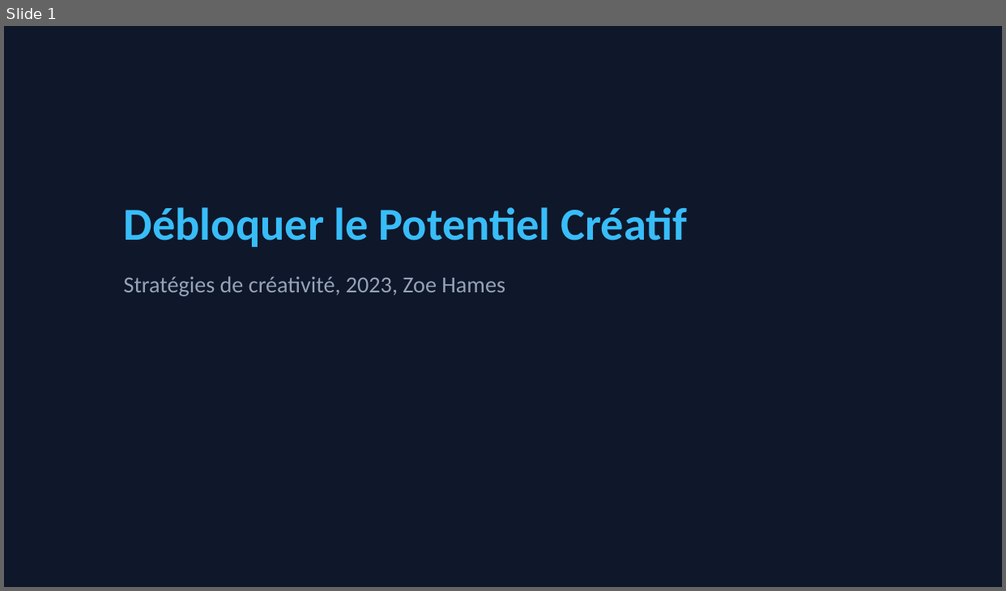
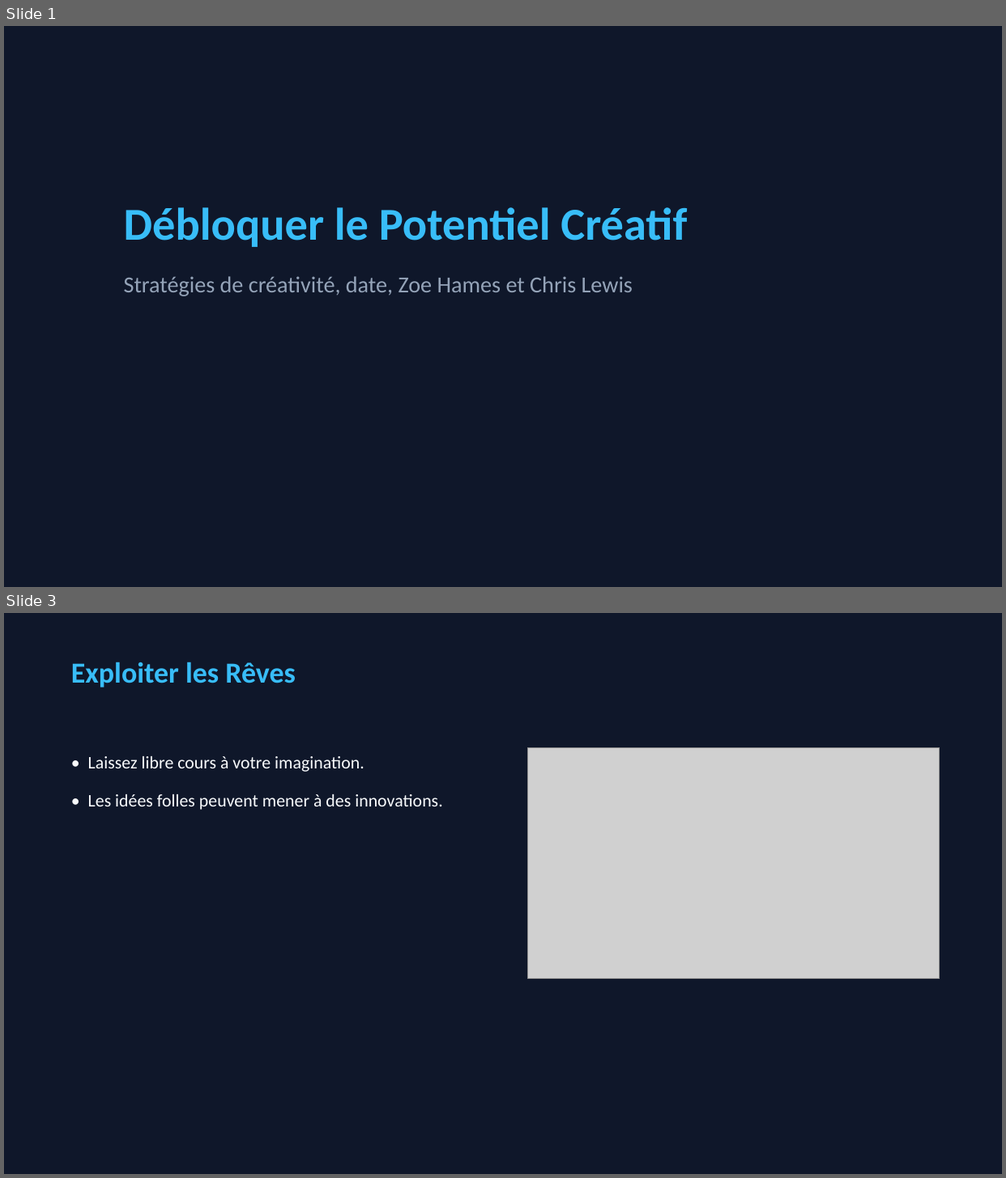
Before and after one commit to caroheymes/video-2-powerpoint-and-more, a slide deck: demo/output/presentation.pptx. Shown one above the other, each under a label of ours: slide 1 before the commit, slides 1 and 3 after it; the slides between them are not shown. The pictures are 1006x591 and 1006x1178 pixels, drawn with LibreOffice and Linux fonts; fonts in the diff are those of the drawing; grey boxes stand for pictures. Boxes give left, top, right and bottom in pixels: in the first picture for what was removed or moved away, otherwise in the second. Text is boxed around its words. In the diff, an @@ line names an element or a change of style, - is before the commit and + after.

```diff
--- a/demo/output/presentation.pptx
+++ b/demo/output/presentation.pptx
@@ slide 3 added at box(4, 613, 1002, 1174), background #0F172A @@
@@ text added at box(71, 662, 296, 688), 28 pt, text #38BDF8, bold @@
+Exploiter les Rêves
@@ text added at box(88, 756, 442, 810), 17 pt, text #F8FAFC @@
+• Laissez libre cours à votre imagination.
+• Les idées folles peuvent mener à des innovations.
@@ picture added at box(528, 747, 940, 979) @@
@@ slide 1 changed as well @@
@@ text at box(124, 276, 633, 297): text changed @@
-Stratégies de créativité, 2023, Zoe Hames
+Stratégies de créativité, date, Zoe Hames et Chris Lewis
```
Also in this commit, not shown: 1 other slide changed, 1 other slide added, 9 other files.
